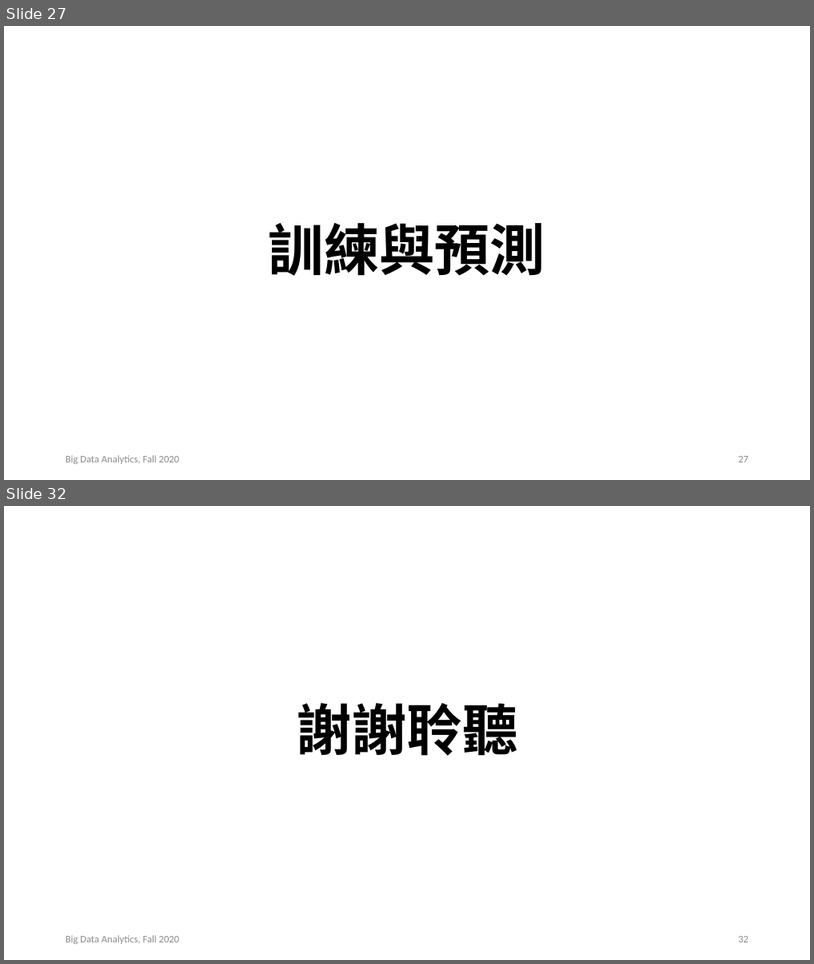
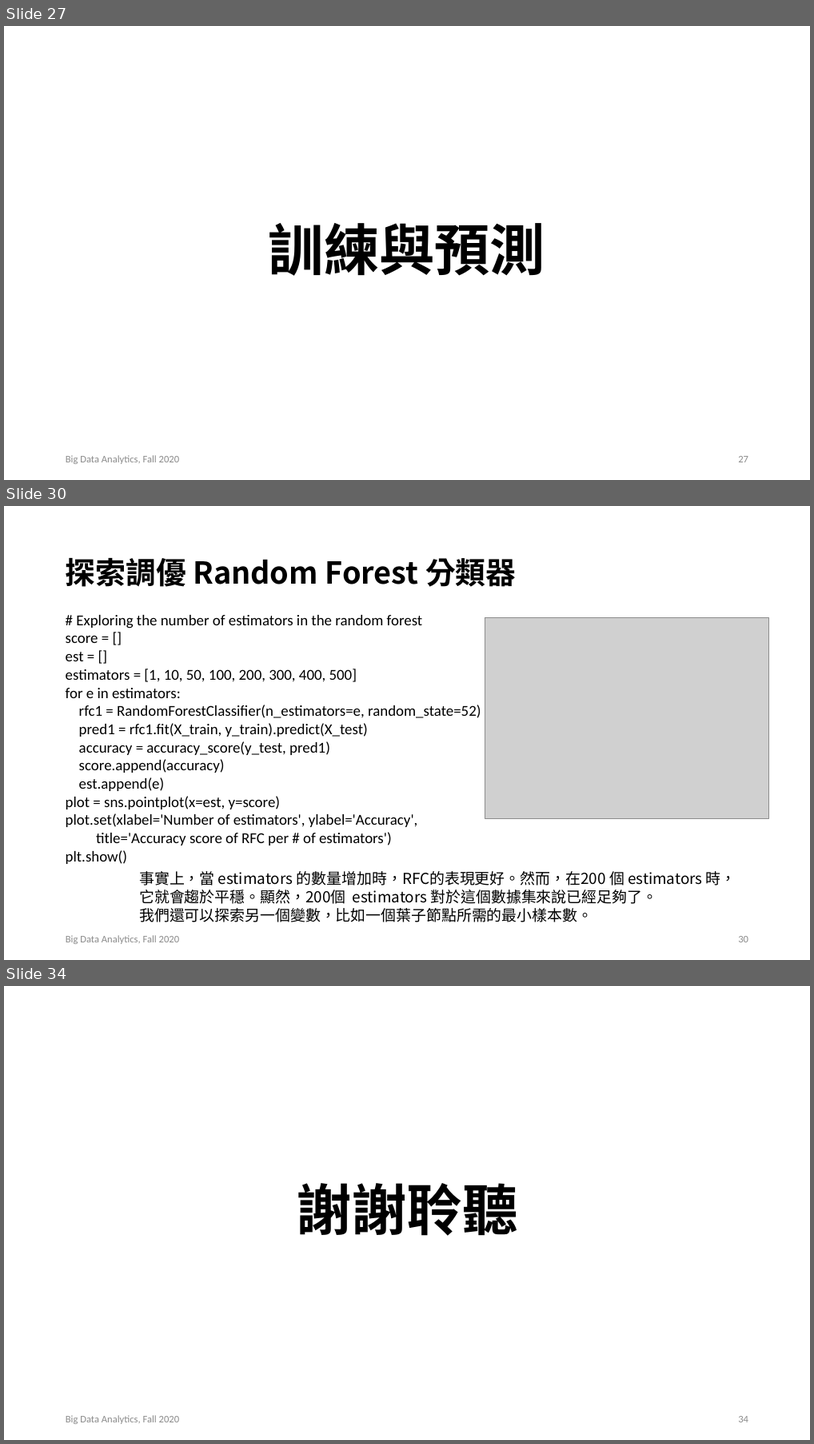
Before and after one commit to AIVesper/Fall_2020_BDA_Final_Report, a slide deck: BDA_Final.pptx. Shown one above the other, each under a label of ours: slides 27 and 32 before the commit, slides 27, 30 and 34 after it; the slides between them are not shown. The pictures are 814x964 and 814x1444 pixels, drawn with LibreOffice and Linux fonts; fonts in the diff are those of the drawing; grey boxes stand for pictures. Boxes give left, top, right and bottom in pixels: in the first picture for what was removed or moved away, otherwise in the second. Text is boxed around its words. In the diff, an @@ line names an element or a change of style, - is before the commit and + after.

```diff
--- a/BDA_Final.pptx
+++ b/BDA_Final.pptx
@@ slide 30 added at <box>4,506,810,960</box>, background #FFFFFF @@
@@ title added at <box>66,558,516,587</box>, 36 pt, text #000000, bold @@
+探索調優 Random Forest 分類器
@@ text added at <box>66,615,481,864</box>, 18 pt, text #000000 @@
+# Exploring the number of estimators in the random forest
+score = []
+est = []
+estimators = [1, 10, 50, 100, 200, 300, 400, 500]
+for e in estimators:
+rfc1 = RandomForestClassifier(n_estimators=e, random_state=52)
+pred1 = rfc1.fit(X_train, y_train).predict(X_test)
+accuracy = accuracy_score(y_test, pred1)
+score.append(accuracy)
+est.append(e)
+plot = sns.pointplot(x=est, y=score)
+plot.set(xlabel='Number of estimators', ylabel='Accuracy',
+title='Accuracy score of RFC per # of estimators')
+plt.show()
@@ picture added at <box>485,618,769,819</box> @@
@@ text added at <box>139,871,737,922</box>, 18 pt, text #000000 @@
+事實上，當 estimators 的數量增加時，RFC的表現更好。然而，在200 個 estimators 時，它就會趨於平穩。顯然，200個 estimators 對於這個數據集來說已經足夠了。
+我們還可以探索另一個變數，比如一個葉子節點所需的最小樣本數。
@@ text added at <box>66,935,180,944</box>, 12 pt, text #8C8C8C @@
+Big Data Analytics, Fall 2020
@@ page number added at <box>738,936,749,942</box>, 12 pt, text #8C8C8C @@
+30
@@ what was slide 32 is now slide 34 @@
@@ page number at <box>738,1416,749,1422</box>: text changed @@
-32
+34
```
Also in this commit, not shown: 3 slides changed, 4 other slides added, 3 slides removed, 3 other files.
